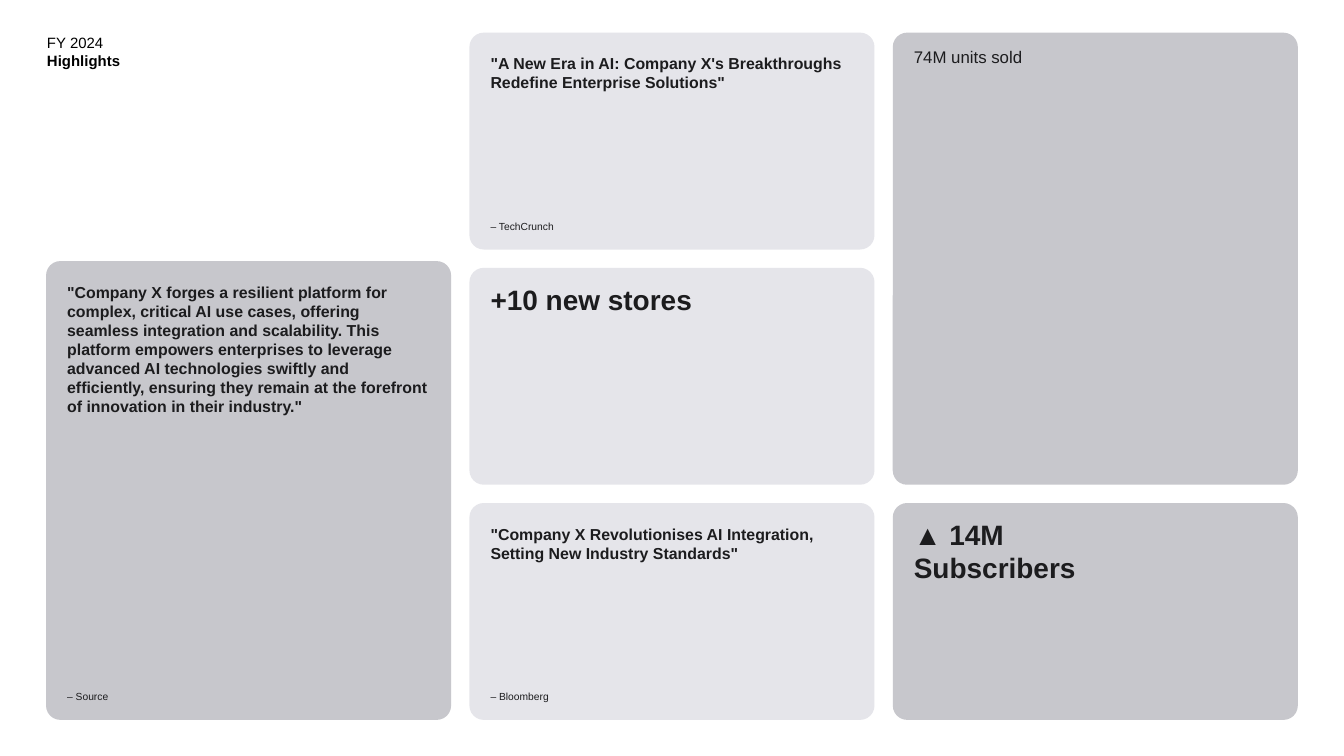
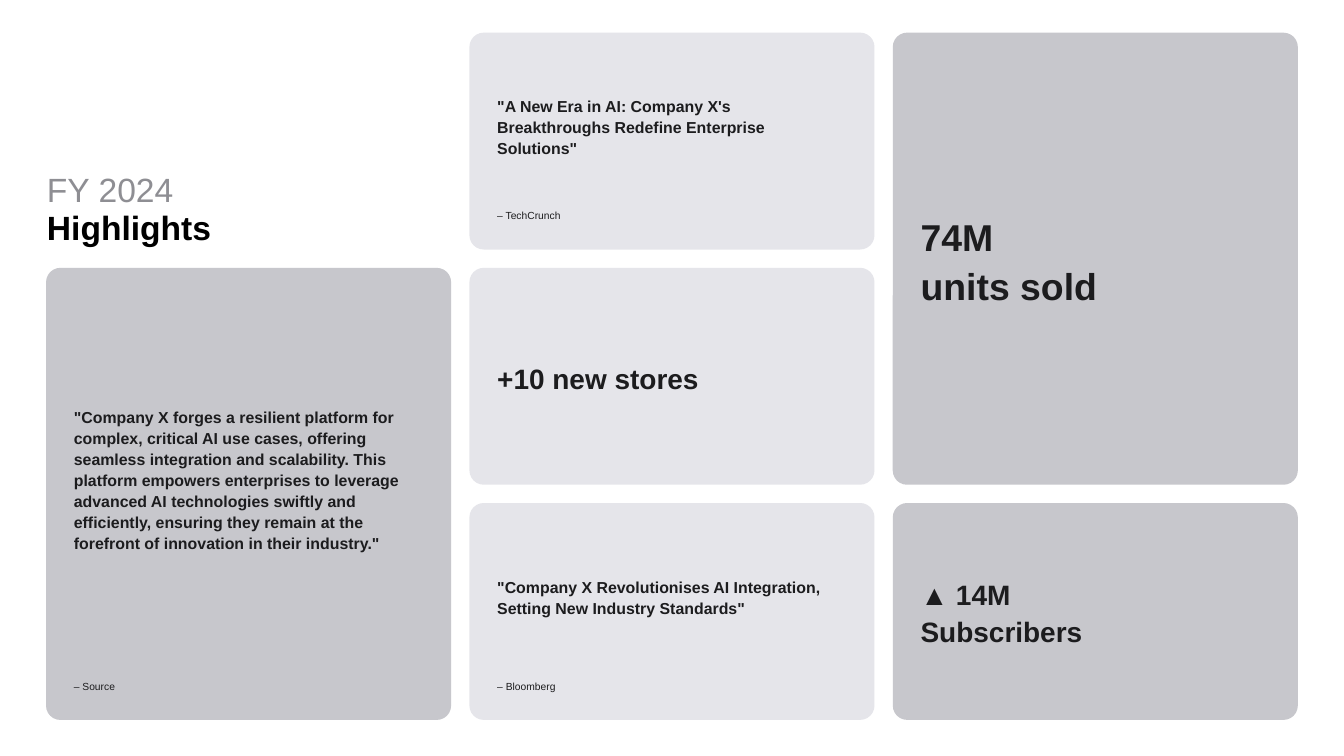
Before and after one commit to jhbropark/pages, a slide deck: slide 13 of slides/financial-report-template/financial-report-light.pptx. Drawn at 1344x756 pixels with LibreOffice and Linux fonts; fonts in the diff are those of the drawing. Boxes give left, top, right and bottom in pixels: in the first picture for what was removed or moved away, otherwise in the second. Text is boxed around its words. In the diff, an @@ line names an element or a change of style, - is before the commit and + after.

```diff
--- a/slides/financial-report-template/financial-report-light.pptx
+++ b/slides/financial-report-template/financial-report-light.pptx
@@ text "FY 2024" at <box>47,178,211,246</box>: size 8 to 18 pt; text colour #000000 to #8E8E93 in "FY 2024"; line spacing 1 to 0.95; vertical alignment top to bottom @@
@@ text "74M" at <box>921,225,1097,301</box>: vertical alignment top to middle @@
@@ text "– TechCrunch": place and size @@
-text "– TechCrunch" at <box>499,222,554,230</box>
+text "– TechCrunch" at <box>506,211,561,219</box>
@@ text at <box>921,225,1097,301</box>: text changed; size 9 to 20 pt; bold on @@
-74M units sold
+74M
+units sold
@@ rounded rectangle: place and size @@
-rounded rectangle at <box>47,262,450,719</box>
+rounded rectangle at <box>47,269,450,719</box>
@@ text ""Company X forges a resilient ...": place and size @@
-text ""Company X forges a resilient ..." at <box>67,286,427,416</box>
+text ""Company X forges a resilient ..." at <box>74,411,398,553</box>
@@ text "+10 new stores": place and size @@
-text "+10 new stores" at <box>491,290,692,311</box>
+text "+10 new stores" at <box>497,369,699,390</box>
@@ text ""Company X Revolutionises AI Integration, ...": place and size @@
-text ""Company X Revolutionises AI Integration, ..." at <box>491,528,813,563</box>
+text ""Company X Revolutionises AI Integration, ..." at <box>497,581,820,618</box>
@@ line spacing 1 to 1.1; vertical alignment top to middle in 5 elements at <box>497,100,765,154</box>, <box>497,581,820,618</box>, <box>74,411,398,553</box>, <box>497,369,699,390</box>, <box>921,585,1083,643</box> @@
@@ text "▲ 14M": place and size @@
-text "▲ 14M" at <box>914,525,1076,579</box>
+text "▲ 14M" at <box>921,585,1083,643</box>
@@ text "– Source": place and size @@
-text "– Source" at <box>76,693,109,700</box>
+text "– Source" at <box>82,683,115,690</box>
@@ text "– Bloomberg": place and size @@
-text "– Bloomberg" at <box>499,692,549,702</box>
+text "– Bloomberg" at <box>506,682,556,692</box>
```
Also in this commit, not shown: 4 other files.
